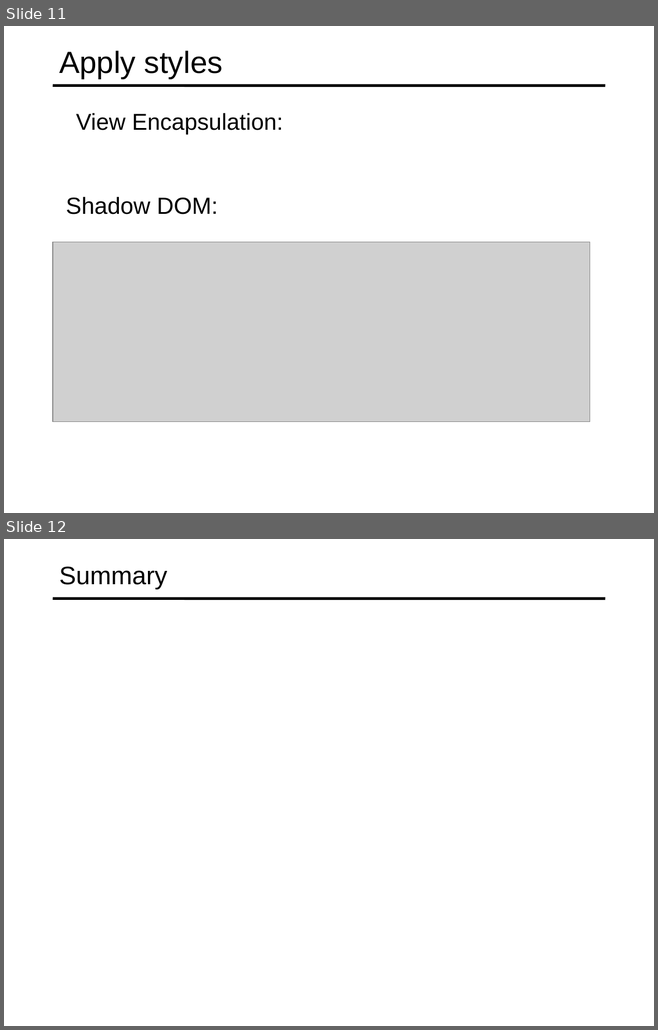
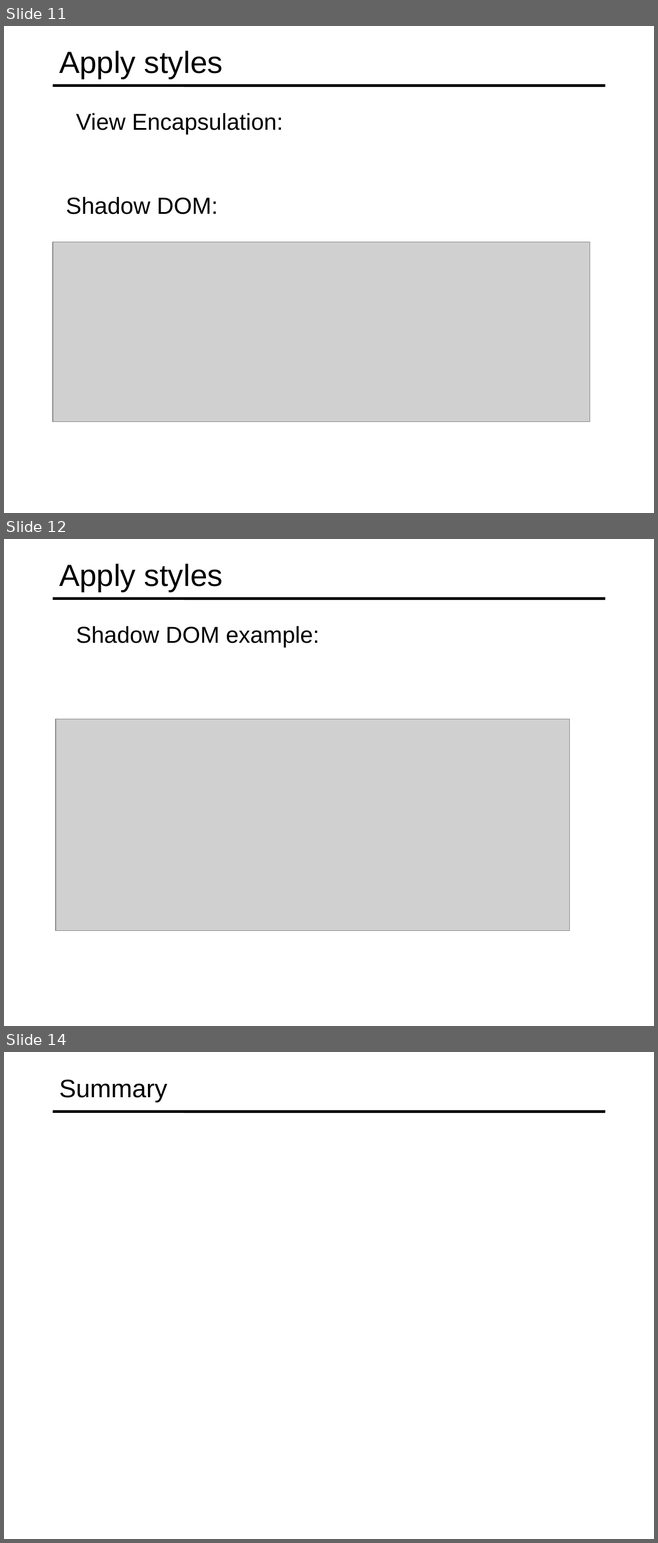
Before and after one commit to specter01wj/Jago_Link_Training, a slide deck: Angular/Angular7/Angular Advanced Course/Essentials/3.Building Re-usable Components/L3_Building Re-usable Components.ppt. Shown one above the other, each under a label of ours: slides 11 and 12 before the commit, slides 11, 12 and 14 after it; the slides between them are not shown. The pictures are 658x1030 and 658x1543 pixels, drawn with LibreOffice and Linux fonts; fonts in the diff are those of the drawing; grey boxes stand for pictures. Boxes give left, top, right and bottom in pixels: in the first picture for what was removed or moved away, otherwise in the second. Text is boxed around its words. In the diff, an @@ line names an element or a change of style, - is before the commit and + after.

```diff
--- a/Angular/Angular7/Angular Advanced Course/Essentials/3.Building Re-usable Components/L3_Building Re-usable Components.ppt
+++ b/Angular/Angular7/Angular Advanced Course/Essentials/3.Building Re-usable Components/L3_Building Re-usable Components.ppt
@@ slide 12 added at [4,539,654,1026], background #FFFFFF; not listed: 1 template element that a slide beside it also shows @@
@@ title added at [59,563,223,592], 34 pt, text #000000 @@
+Apply styles
@@ text added at [76,626,319,647], 25.5 pt, text #000000 @@
+  Shadow DOM example:
@@ picture added at [56,719,569,931] @@
@@ what was slide 12 is now slide 14 @@
```
Also in this commit, not shown: 1 other slide added, 2 other files.
